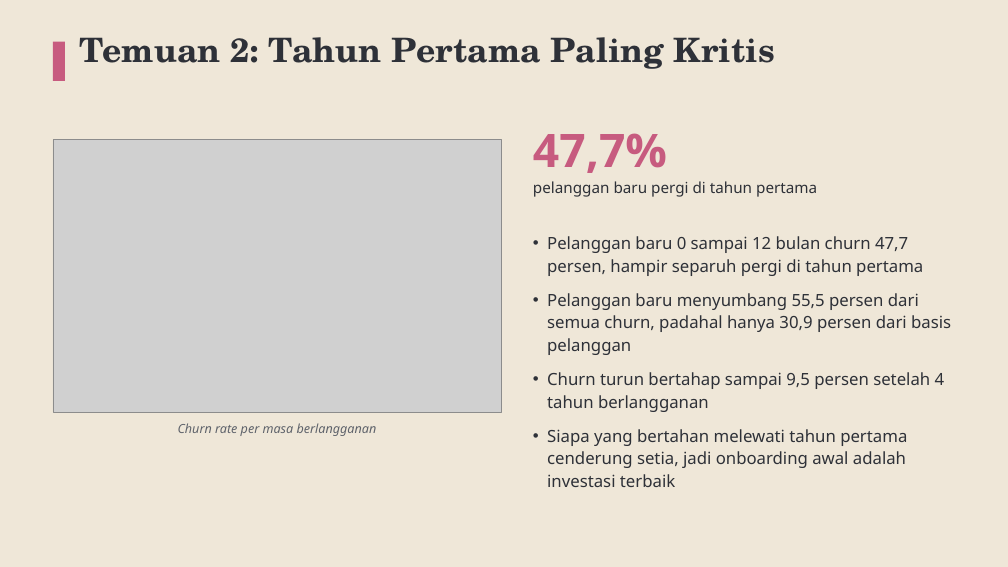
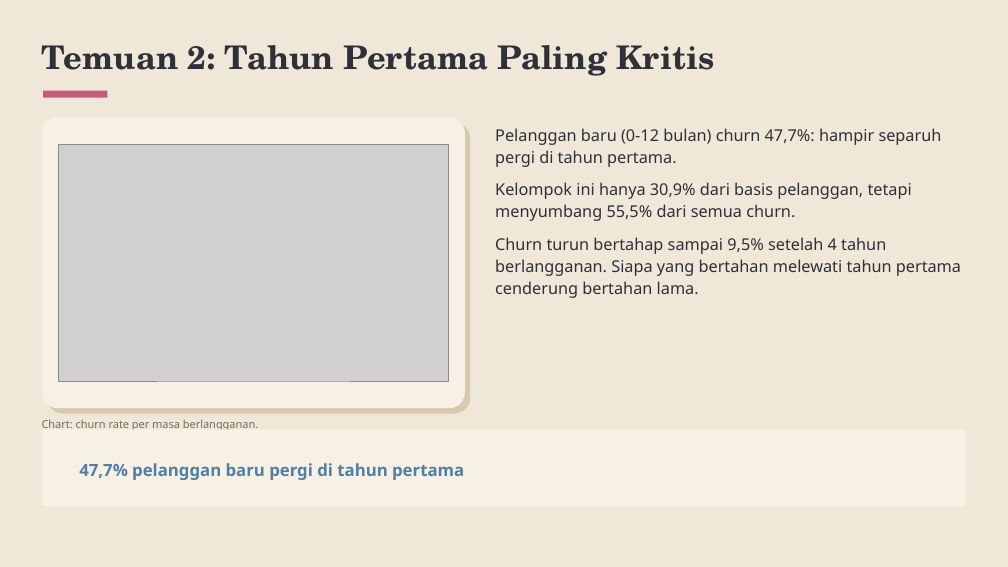
Before and after one commit to baghizash/telco-customer-churn-analysis, a slide deck: slide 5 of Portofolio-Analisis-Telco-Churn.pptx. Drawn at 1008x567 pixels with LibreOffice and Linux fonts; fonts in the diff are those of the drawing; grey boxes stand for pictures. Boxes give left, top, right and bottom in pixels: in the first picture for what was removed or moved away, otherwise in the second. Text is boxed around its words. In the diff, an @@ line names an element or a change of style, - is before the commit and + after.

```diff
--- a/Portofolio-Analisis-Telco-Churn.pptx
+++ b/Portofolio-Analisis-Telco-Churn.pptx
@@ text "Temuan 2: Tahun Pertama Paling ...": place and size @@
-text "Temuan 2: Tahun Pertama Paling ..." at (79,37,775,69)
+text "Temuan 2: Tahun Pertama Paling ..." at (42,45,714,76)
@@ text "Temuan 2: Tahun Pertama Paling ..." at (42,45,714,76): size 32 to 31 pt; line spacing 1 to 1.13 @@
@@ rectangle removed at (53,42,65,81) @@
@@ rounded rectangle added at (42,117,465,408), fill #F7F1E5 @@
@@ rounded rectangle added at (43,91,107,98), fill #C75B7F @@
@@ rounded rectangle added at (47,123,470,414), fill #D9C9AE @@
@@ picture: place and size @@
-picture at (53,140,501,412)
+picture at (58,144,448,381)
@@ text at (495,128,961,298): text changed; size 16 to 15.5 pt @@
-• Pelanggan baru 0 sampai 12 bulan churn 47,7 persen, hampir separuh pergi di tahun pertama
-• Pelanggan baru menyumbang 55,5 persen dari semua churn, padahal hanya 30,9 persen dari basis pelanggan
-• Churn turun bertahap sampai 9,5 persen setelah 4 tahun berlangganan
-• Siapa yang bertahan melewati tahun pertama cenderung setia, jadi onboarding awal adalah investasi terbaik
+Pelanggan baru (0-12 bulan) churn 47,7%: hampir separuh pergi di tahun pertama.
+Kelompok ini hanya 30,9% dari basis pelanggan, tetapi menyumbang 55,5% dari semua churn.
+Churn turun bertahap sampai 9,5% setelah 4 tahun berlangganan. Siapa yang bertahan melewati tahun pertama cenderung bertahan lama.
@@ text at (42,420,258,429): text changed; size 12 to 10.5 pt; text colour #5F636B to #7A6A58; italic off @@
-Churn rate per masa berlangganan
+Chart: churn rate per masa berlangganan.
@@ rounded rectangle added at (42,430,966,507), fill #F7F1E5 @@
@@ text "47,7% pelanggan baru pergi di ..." at (79,463,464,480): vertical alignment top to middle @@
@@ text at (79,463,464,480): text changed; size 14.5 to 16 pt; text colour #2E3138 to #4E7FA6; bold on @@
-47,7%
-pelanggan baru pergi di tahun pertama
+47,7% pelanggan baru pergi di tahun pertama
```
Also in this commit, not shown: 7 other slides changed, 2 slides added, 2 slides removed.
